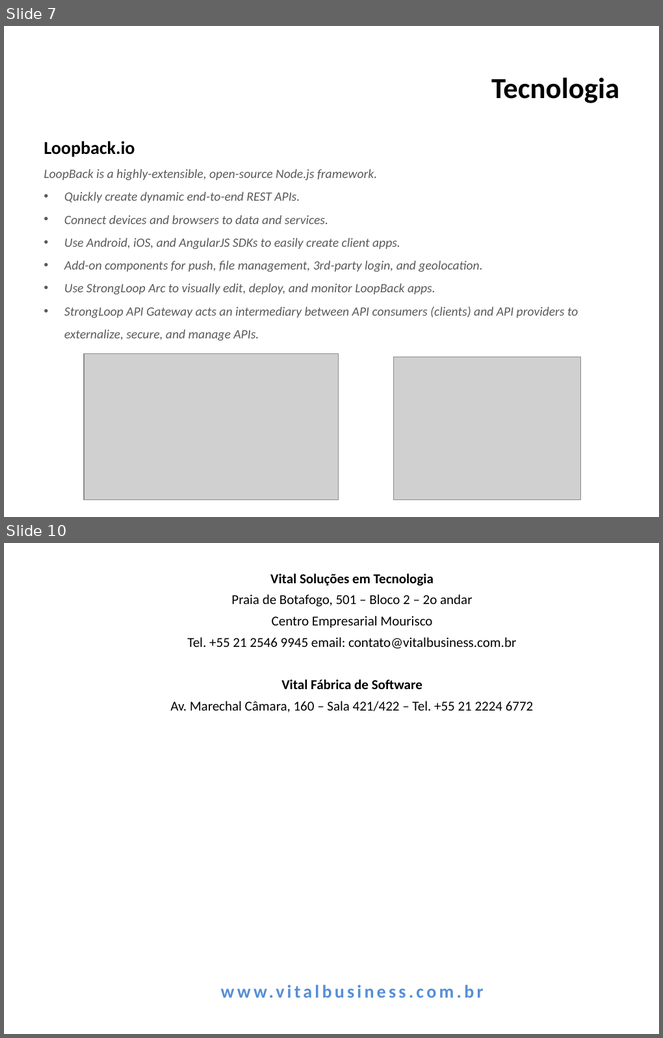
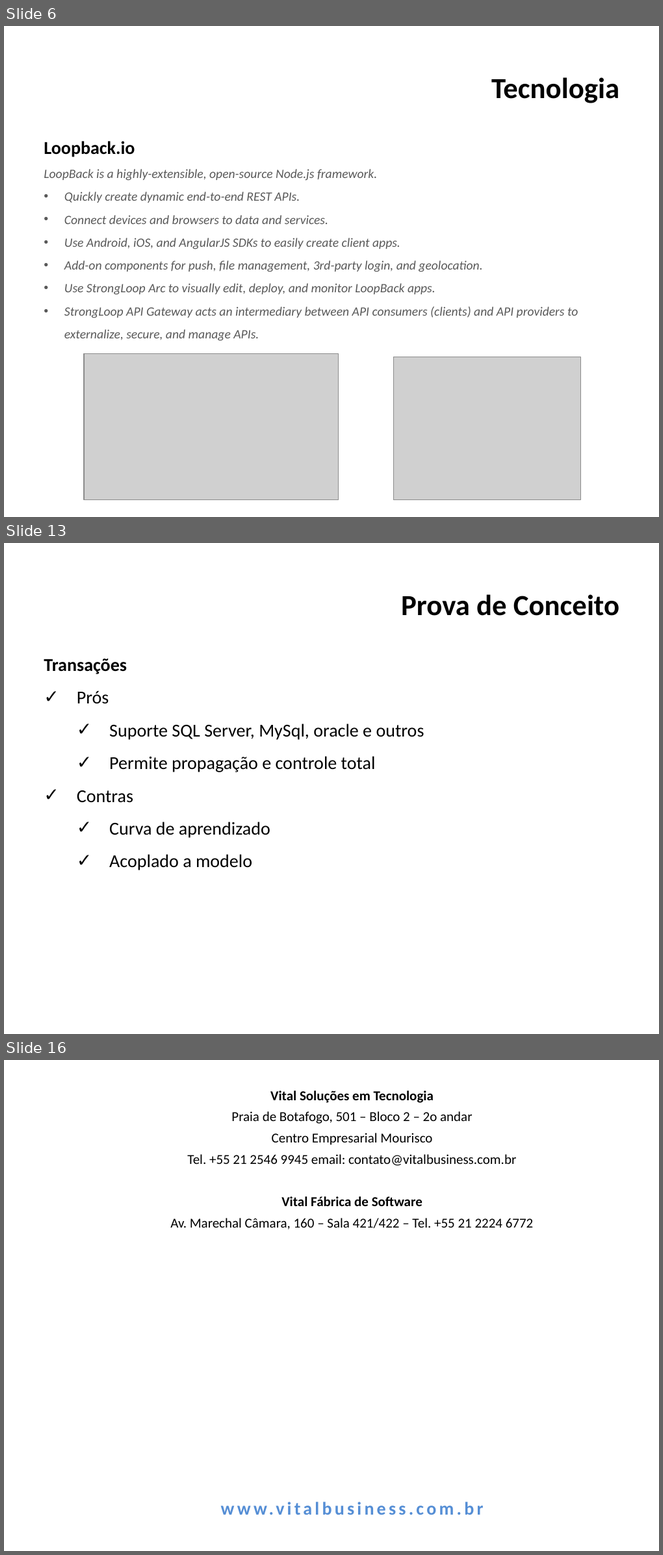
Before and after one commit to felcerreia/LoopbackRestApiTests, a slide deck: slides/POC-StrongLoop.pptx. Shown one above the other, each under a label of ours: slides 7 and 10 before the commit, slides 6, 13 and 16 after it; the slides between them are not shown. The pictures are 663x1038 and 663x1555 pixels, drawn with LibreOffice and Linux fonts; fonts in the diff are those of the drawing; grey boxes stand for pictures; background and template pictures are left out. Boxes give left, top, right and bottom in pixels: in the first picture for what was removed or moved away, otherwise in the second. Text is boxed around its words. In the diff, an @@ line names an element or a change of style, - is before the commit and + after.

```diff
--- a/slides/POC-StrongLoop.pptx
+++ b/slides/POC-StrongLoop.pptx
@@ slide 13 added at [4, 543, 659, 1034], background picture (left out) @@
@@ title added at [401, 594, 620, 616], 32 pt, text #000000, bold @@
+Prova de Conceito
@@ text added at [44, 659, 425, 871], 20 pt, text #000000 @@
+Transações
+✓ Prós
+  ✓ Suporte SQL Server, MySql, oracle e outros
+  ✓ Permite propagação e controle total
+✓ Contras
+  ✓ Curva de aprendizado
+  ✓ Acoplado a modelo
@@ what was slide 7 is now slide 6 @@
@@ what was slide 10 is now slide 16 @@
```
Also in this commit, not shown: 4 slides changed, 7 other slides added, 2 slides removed, 1 other file.
